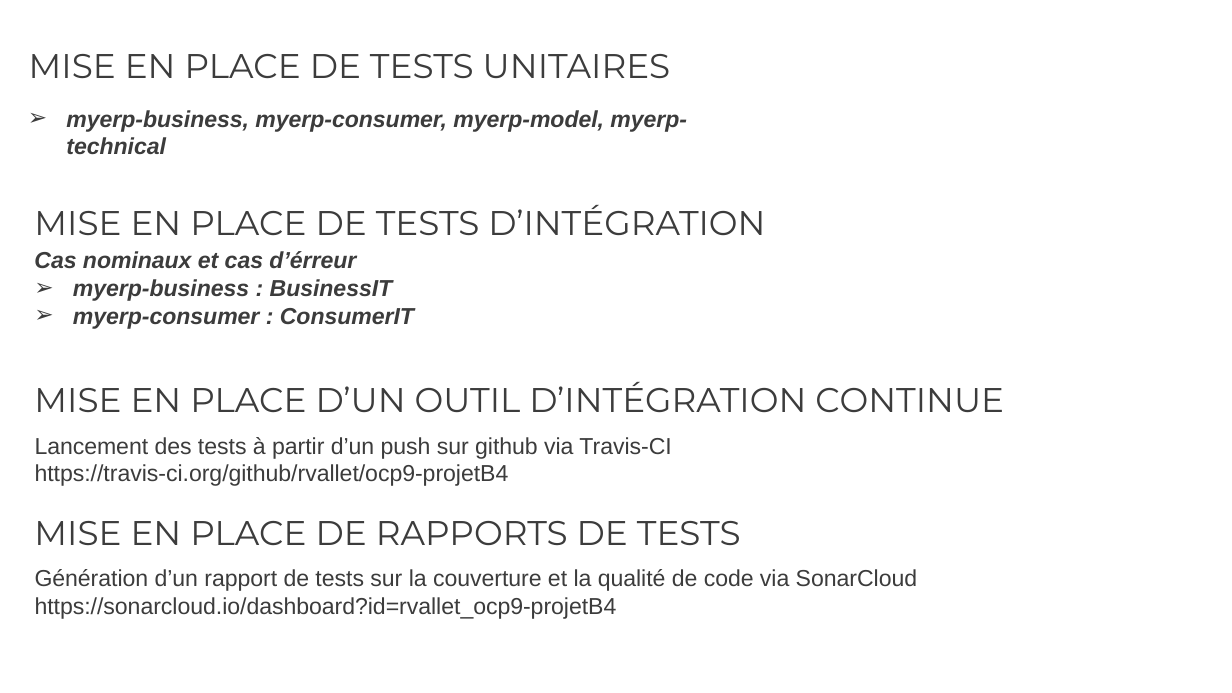
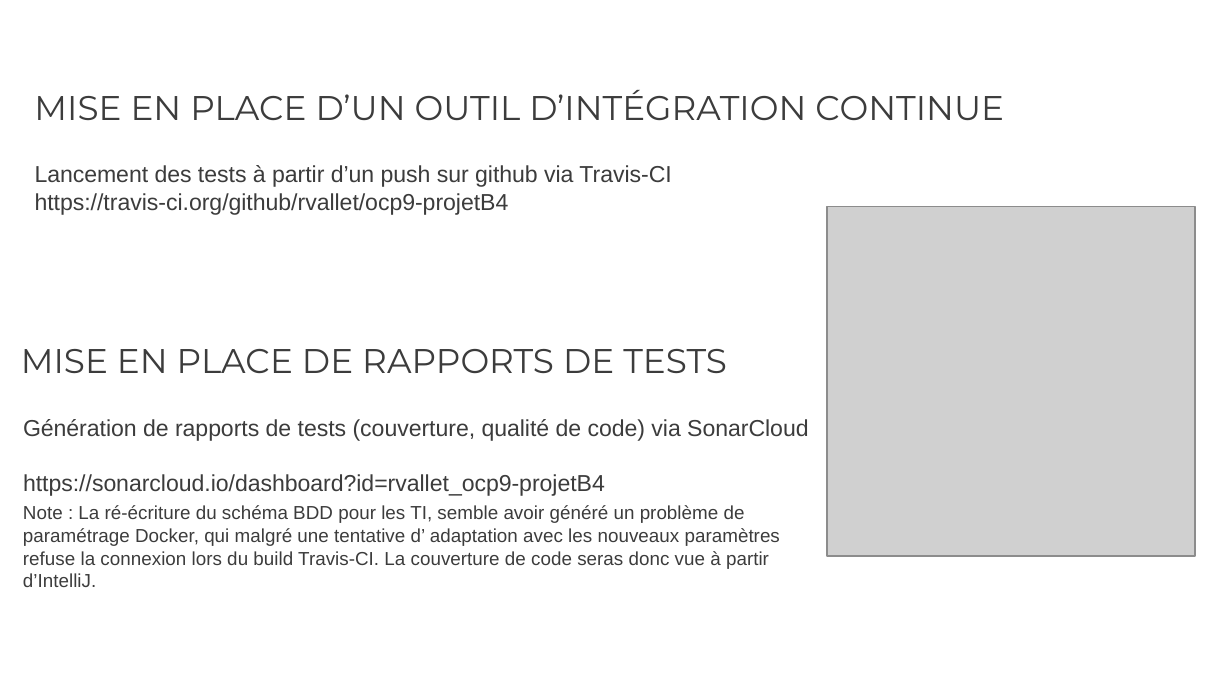
Before and after one commit to rvallet/ocp9-projetB4, a slide deck: slide 10 of doc/Présentation_OCP9_projetB4.pptx (slide 11 before the commit). Drawn at 1232x693 pixels with LibreOffice and Linux fonts; fonts in the diff are those of the drawing; grey boxes stand for pictures. Boxes give left, top, right and bottom in pixels: in the first picture for what was removed or moved away, otherwise in the second. Text is boxed around its words. In the diff, an @@ line names an element or a change of style, - is before the commit and + after.

```diff
--- a/doc/Présentation_OCP9_projetB4.pptx
+++ b/doc/Présentation_OCP9_projetB4.pptx
@@ title removed at [29, 54, 671, 78] @@
-MISE EN PLACE DE TESTS UNITAIRES
@@ text "MISE EN PLACE D’UN OUTIL ...": place and size @@
-text "MISE EN PLACE D’UN OUTIL ..." at [34, 382, 1004, 412]
+text "MISE EN PLACE D’UN OUTIL ..." at [34, 90, 1004, 120]
@@ text removed at [66, 110, 687, 154] @@
-➢ myerp-business, myerp-consumer, myerp-model, myerp-technical
@@ text "Lancement des tests à partir ...": place and size @@
-text "Lancement des tests à partir ..." at [35, 437, 671, 486]
+text "Lancement des tests à partir ..." at [35, 165, 671, 215]
@@ text removed at [34, 205, 765, 235] @@
-MISE EN PLACE DE TESTS D’INTÉGRATION
@@ picture added at [827, 207, 1195, 557] @@
@@ text removed at [34, 251, 414, 329] @@
-Cas nominaux et cas d’érreur
-➢ myerp-business : BusinessIT
-➢ myerp-consumer : ConsumerIT
@@ text "MISE EN PLACE DE RAPPORTS ...": place and size @@
-text "MISE EN PLACE DE RAPPORTS ..." at [34, 521, 741, 545]
+text "MISE EN PLACE DE RAPPORTS ..." at [21, 349, 727, 373]
@@ text at [23, 419, 808, 496]: text changed @@
-Génération d’un rapport de tests sur la couverture et la qualité de code via SonarCloud
-https://sonarcloud.io/dashboard?id=rvallet_ocp9-projetB4
+Génération de rapports de tests (couverture, qualité de code) via SonarCloud
+https://sonarcloud.io/dashboard?id=rvallet_ocp9-projetB4
@@ text added at [23, 505, 780, 587], 11 pt, text #3C3C3C @@
+Note : La ré-écriture du schéma BDD pour les TI, semble avoir généré un problème de paramétrage Docker, qui malgré une tentative d’ adaptation avec les nouveaux paramètres refuse la connexion lors du build Travis-CI. La couverture de code seras donc vue à partir d’IntelliJ.
```
Also in this commit, not shown: 2 other slides changed, 1 slide added, 2 slides removed, 6 other files.
